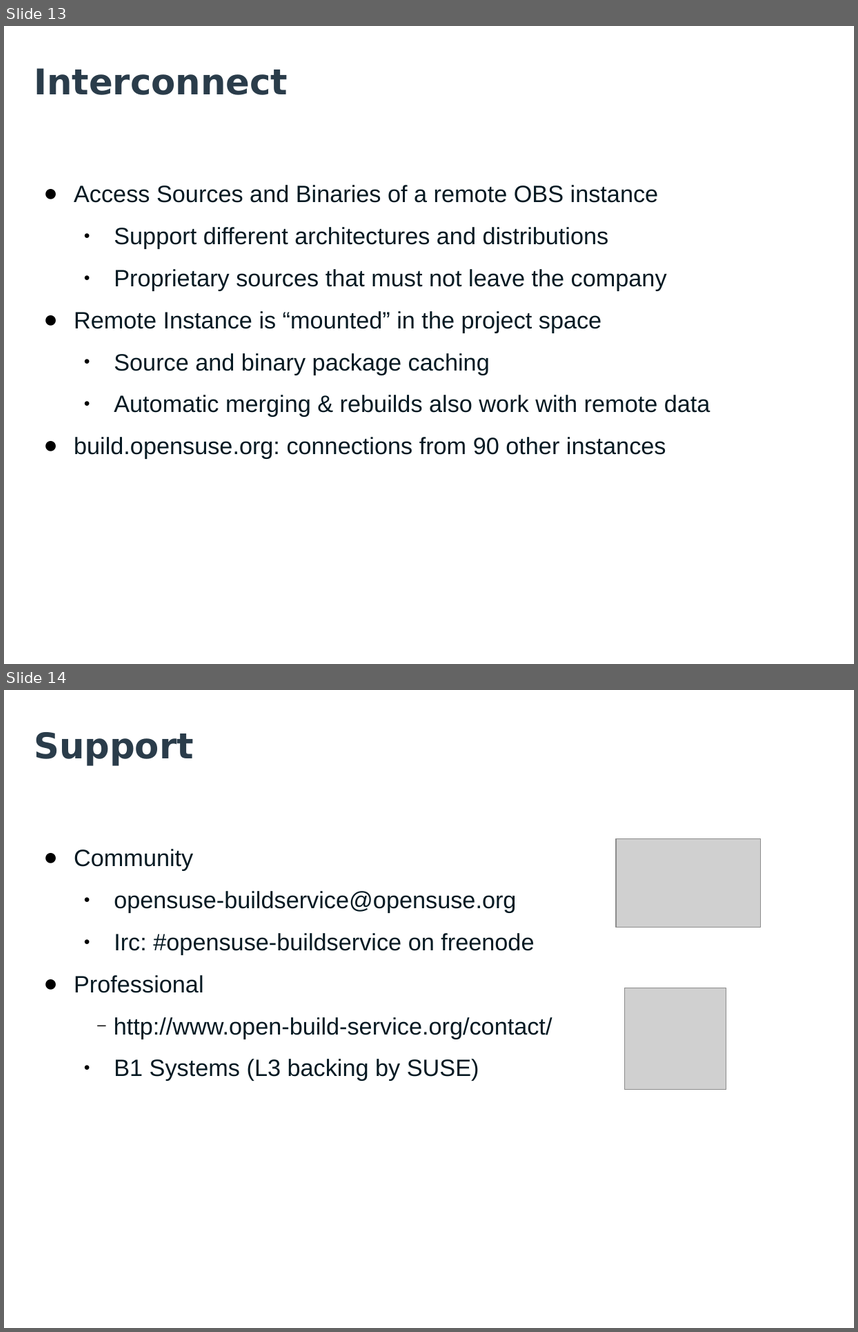
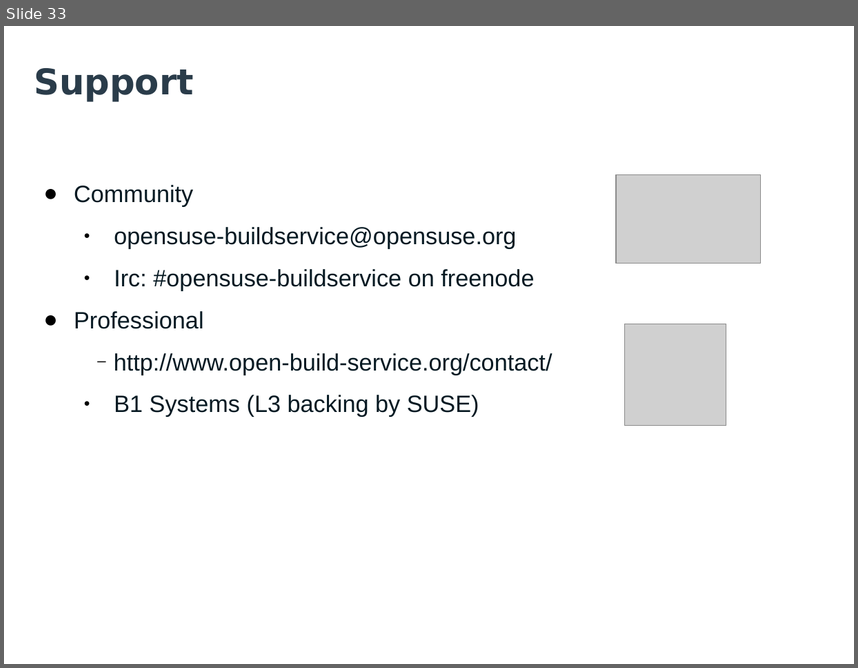
Before and after one commit to openSUSE/obs-landing, a slide deck: files/talks/OBS-Facts-Features-Future.odp. Shown one above the other, each under a label of ours: slides 13 and 14 before the commit, slide 33 after it. The pictures are 858x1332 and 858x668 pixels, drawn with LibreOffice and Linux fonts; fonts in the diff are those of the drawing; grey boxes stand for pictures; background and template pictures are left out. Boxes give left, top, right and bottom in pixels: in the first picture for what was removed or moved away, otherwise in the second. Text is boxed around its words. In the diff, an @@ line names an element or a change of style, - is before the commit and + after.

Commit message:
Rework support page, update the workshops, oSC12 event report

```diff
--- a/files/talks/OBS-Facts-Features-Future.odp
+++ b/files/talks/OBS-Facts-Features-Future.odp
@@ slide 13 removed at (4,26,854,664), background #FFFFFF; not listed: 1 template element that a slide beside it also shows @@
@@ title removed at (34,68,288,95) @@
-Interconnect
@@ text removed at (74,185,711,459) @@
-● Access Sources and Binaries of a remote OBS instance
-  ● Support different architectures and distributions
-  ● Proprietary sources that must not leave the company
-● Remote Instance is “mounted” in the project space
-  ● Source and binary package caching
-  ● Automatic merging & rebuilds also work with remote data
-● build.opensuse.org: connections from 90 other instances
@@ what was slide 14 is now slide 33 @@
```
Also in this commit, not shown: 3 slides changed, 30 slides added, 9 other slides removed, 4 other files.
